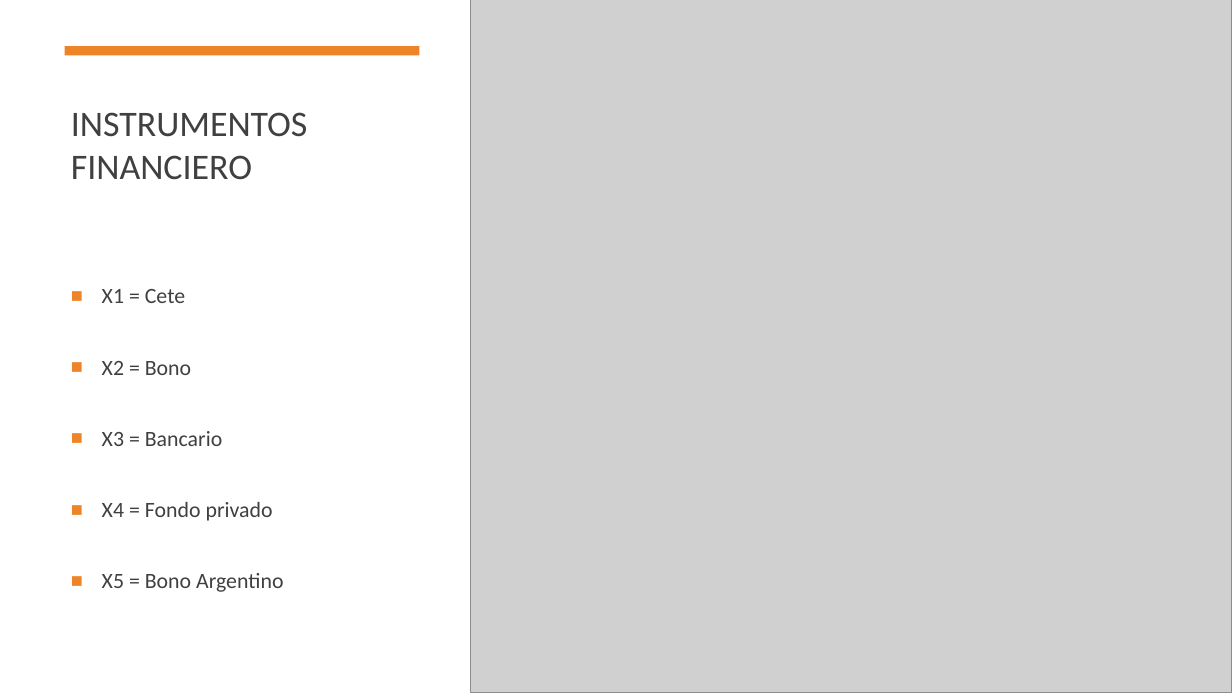
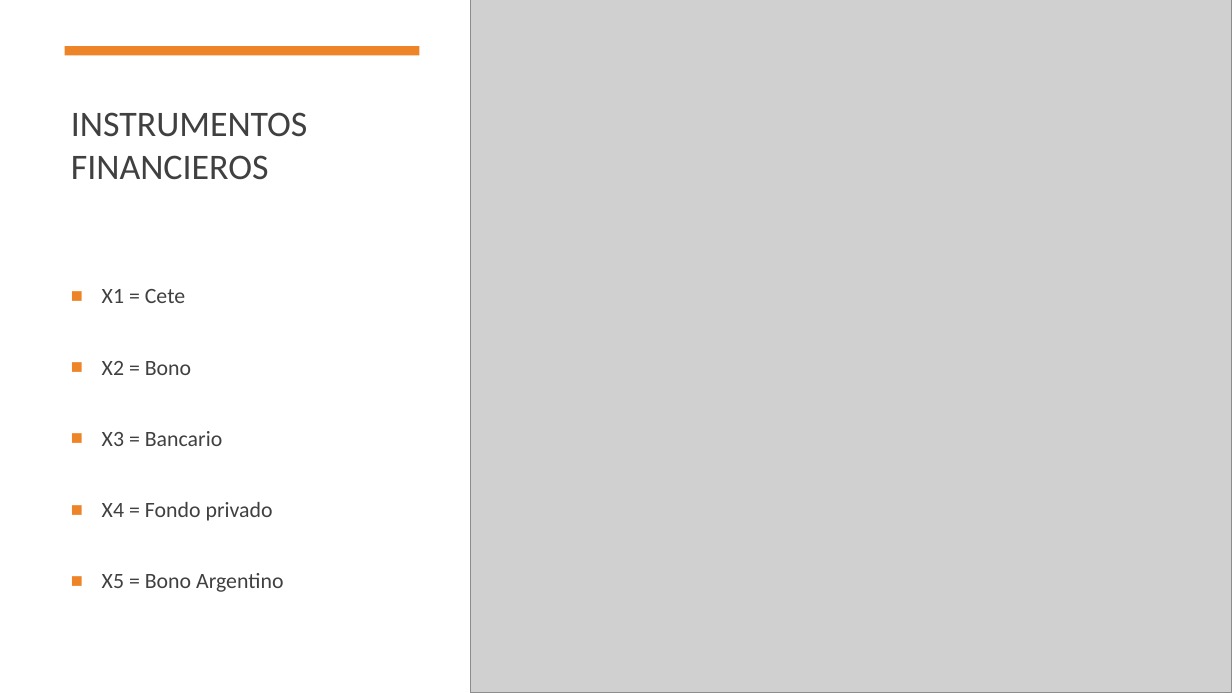
Before and after one commit to luischi1/Proyecto_m-dulo1, a slide deck: slide 7 of Presentación.pptx (slide 5 before the commit). Drawn at 1232x693 pixels with LibreOffice and Linux fonts; fonts in the diff are those of the drawing; grey boxes stand for pictures. Boxes give left, top, right and bottom in pixels: in the first picture for what was removed or moved away, otherwise in the second. Text is boxed around its words. In the diff, an @@ line names an element or a change of style, - is before the commit and + after.

```diff
--- a/Presentación.pptx
+++ b/Presentación.pptx
@@ title at (71, 112, 308, 180): text changed @@
-INSTRUMENTOS FINANCIERO
+INSTRUMENTOS FINANCIEROS
```
Also in this commit, not shown: 5 other slides changed, 3 slides added, 1 slide removed.
